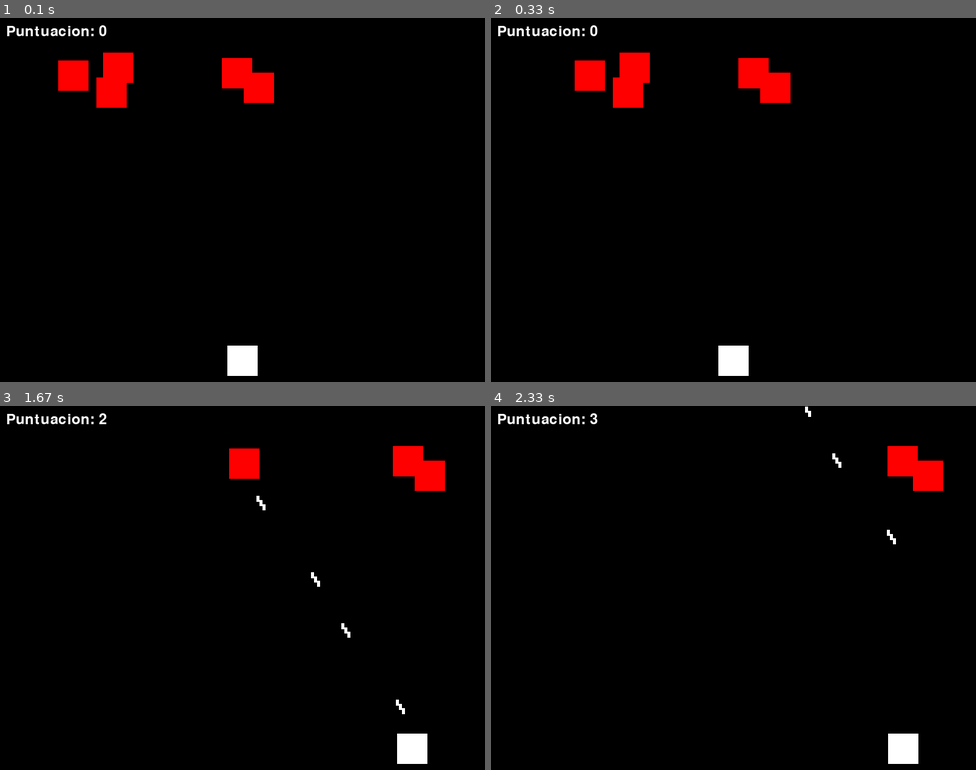
Above: before the commit, frames 1-4 (two rows, left to right).
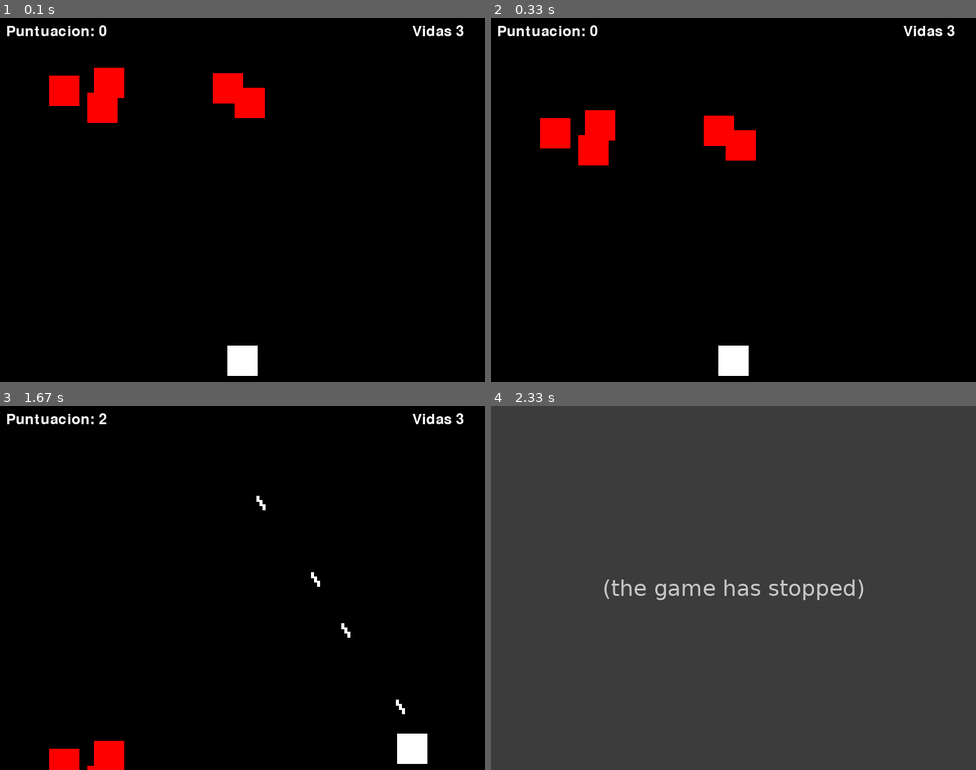
Above: after the commit, the same moments.

Repository: GaelFG17/PythonC
Game: pygame game, started from Pygame/juego.py
The game is run twice, just before and just after one commit, with the same random seed, the same clock (stepped at 60 frames per second) and the same inputs.
Inputs:
- Up to frame 1 (0.1 s): no input
- Up to frame 2 (0.33 s): no input
- Up to frame 3 (1.67 s): tap Space at 0.33, 0.73, 1.03, 1.23, 1.53 s; hold Right 0.67-1.13 s; hold Right 1.17-1.63 s
- Up to frame 4 (2.33 s): no input

The runs differ from the first frame. In frame 1, 2.8% of the frame differs, in the area x 10-96%, y 2-29%; in frame 2, 5.1%; in frame 3, 2.5%; in frame 4, 100%, in the area x 0-100%, y 0-100%.
After the commit the program exited at 1.82 s; later frames show no game.

Commit message:
Moviemiento del enemigo y contador de vidas

Diff:
--- a/Pygame/juego.py
+++ b/Pygame/juego.py
@@ -28,6 +28,7 @@
 player_x = screen_width // 2 - player_width // 2
 player_y = screen_height - player_height - 10
 player_speed = 5
+lives = 3
 
 # Proyectiles
 bullet_width = 5
@@ -39,6 +40,7 @@
 enemy_width = 50
 enemy_heigth = 50
 enemy_speed = 3
+enemy_drop_speed = 5
 enemies = []
 num_enemies = 5
 
@@ -64,6 +66,11 @@
 def draw_score(score):
     score_text = font.render(f"Puntuacion: {score}", True, WHITE)
     screen.blit(score_text, (10, 10))
+
+#Funcion para las vidas
+def draw_lives(lives):
+    lives_text = font.render(f"Vidas {lives}", True, WHITE)
+    screen.blit(lives_text,(screen_width - 120, 10))
 
 # Bucle principal del juego
 running = True
@@ -92,11 +99,23 @@
         if bullet.y < 0:
             bullets.remove(bullet)
 
-    #Mover enemigos
-    for enemy in enemies:
-        enemy.x += enemy_speed
+
+    # Mover enemigos
+    for enemy in enemies[:]:
+        enemy.y += enemy_drop_speed  # Mover enemigos hacia abajo
+
+        # Si un enemigo llega al fondo de la pantalla o choca con el jugador, el jugador pierde una vida
+        if enemy.y >= screen_height or enemy.colliderect(pygame.Rect(player_x, player_y, player_width, player_height)):
+            enemies.remove(enemy)
+            lives -= 1
+            if lives == 0:
+                print("PERDISTE")
+                pygame.quit()
+                sys.exit()
+
+        # Si el enemigo llega a los bordes de la pantalla, cambia la dirección
         if enemy.x <= 0 or enemy.x >= screen_width - enemy_width:
-            enemy_speed *= -1 #Ca,biar direccion
+            enemy_speed *= -1
 
     # Detección de colisiones entre proyectiles y enemigos
     for bullet in bullets[:]:
@@ -104,7 +123,7 @@
             if bullet.colliderect(enemy):
                 bullets.remove(bullet)
                 enemies.remove(enemy)
-                score += 1 #incrememntar el contador
+                score += 1  # Incrementar el contador
                 break
 
     # Dibujar el jugador
@@ -119,8 +138,9 @@
     for enemy in enemies:
         pygame.draw.rect(screen, RED, enemy)
 
-    #Dibujar el contador
+    #Dibujar el contador y las vidas
     draw_score(score)
+    draw_lives(lives)
 
     # Actualizar la pantalla
     pygame.display.flip()
